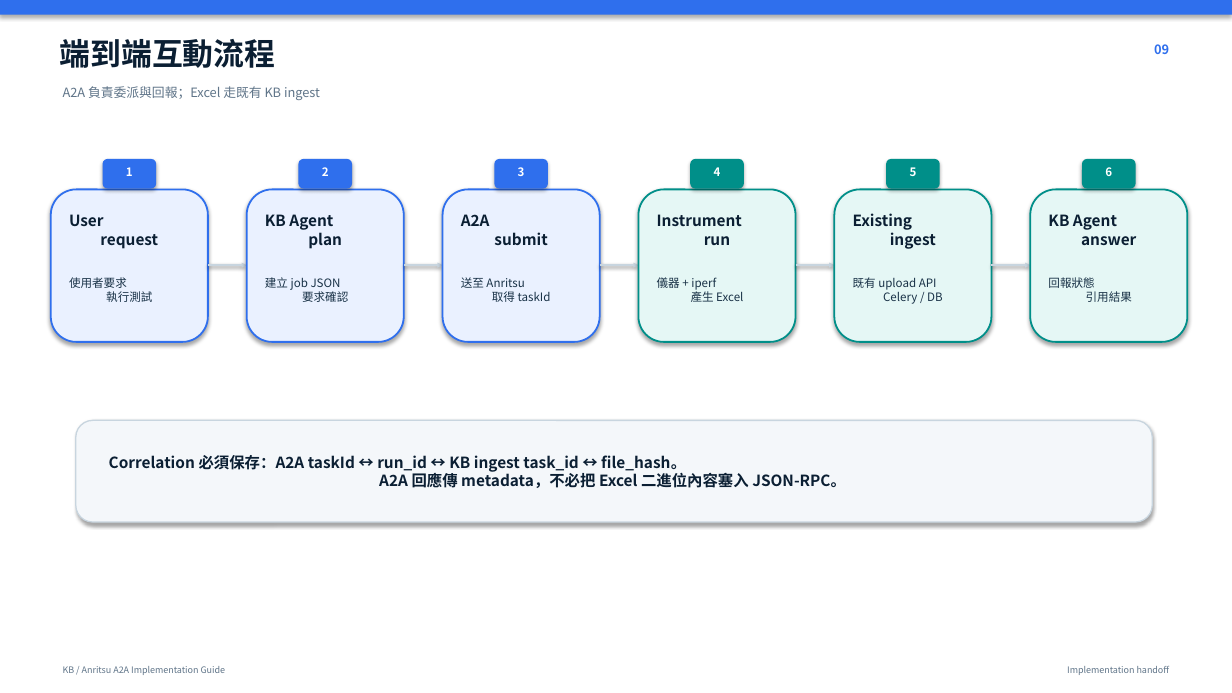
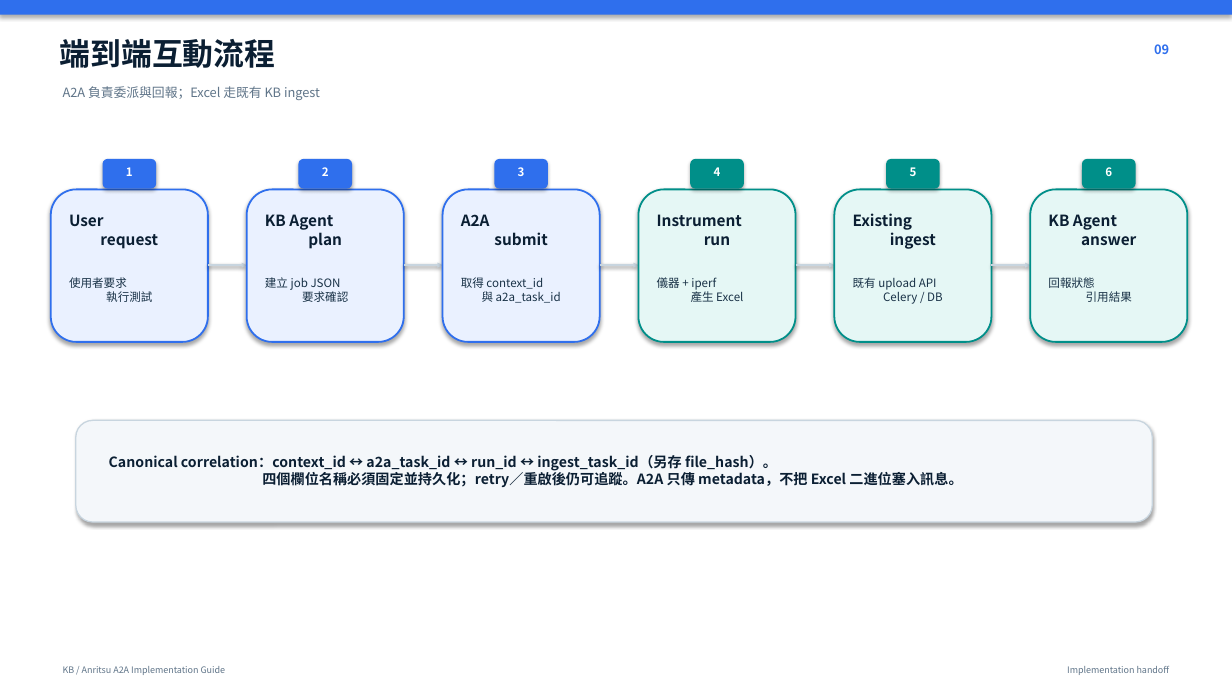
Before and after one commit to kyocarlos/knowledge-base-agent-source, a slide deck: slide 9 of ANRITSU_AGENT_A2A_IMPLEMENTATION_GUIDE.pptx. Drawn at 1232x693 pixels with LibreOffice and Linux fonts; fonts in the diff are those of the drawing. Boxes give left, top, right and bottom in pixels: in the first picture for what was removed or moved away, otherwise in the second. Text is boxed around its words. In the diff, an @@ line names an element or a change of style, - is before the commit and + after.

```diff
--- a/ANRITSU_AGENT_A2A_IMPLEMENTATION_GUIDE.pptx
+++ b/ANRITSU_AGENT_A2A_IMPLEMENTATION_GUIDE.pptx
@@ text at (461,277,561,303): text changed @@
-送至 Anritsu
-取得 taskId
+取得 context_id
+與 a2a_task_id
@@ text at (109,455,962,487): text changed; size 12 to 11 pt @@
-Correlation 必須保存：A2A taskId ↔ run_id ↔ KB ingest task_id ↔ file_hash。
-A2A 回應傳 metadata，不必把 Excel 二進位內容塞入 JSON-RPC。
+Canonical correlation：context_id ↔ a2a_task_id ↔ run_id ↔ ingest_task_id（另存 file_hash）。
+四個欄位名稱必須固定並持久化；retry／重啟後仍可追蹤。A2A 只傳 metadata，不把 Excel 二進位塞入訊息。
```
Also in this commit, not shown: 13 other slides changed, 17 other files.
